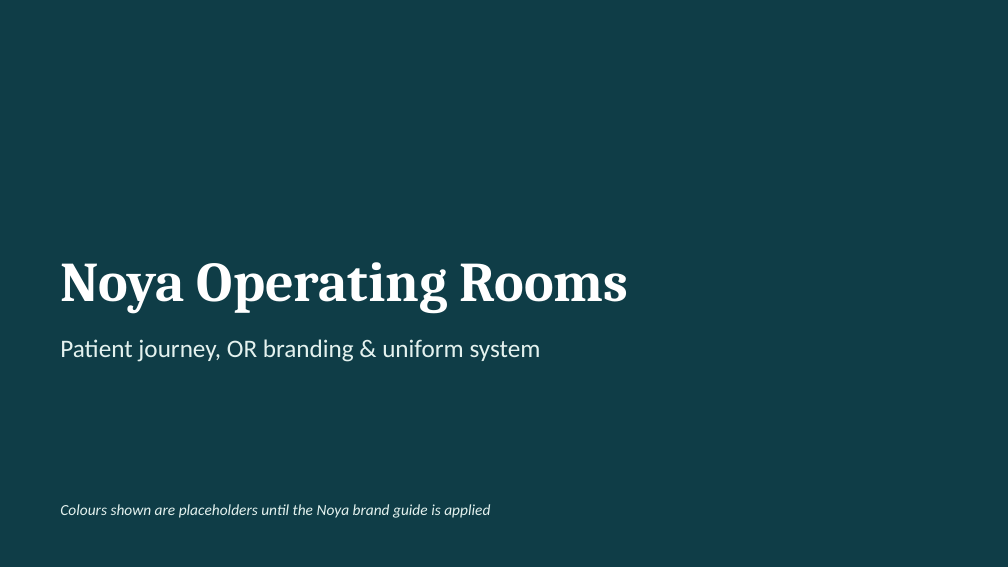
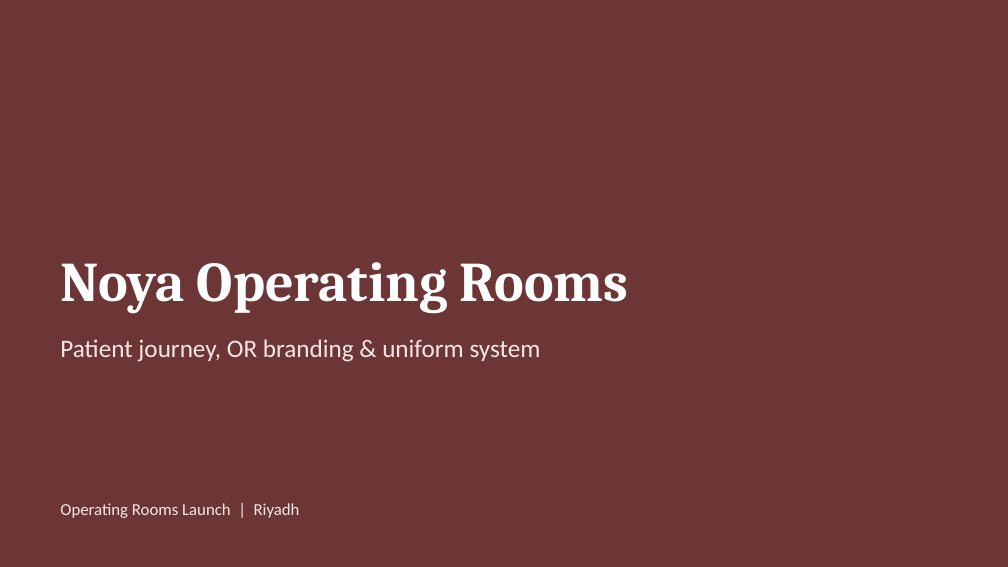
Before and after one commit to salmanhossam/Salads, a slide deck: slide 1 of noya-or-rooms/Noya_OR_Patient_Journey_and_Branding.pptx. Drawn at 1008x567 pixels with LibreOffice and Linux fonts; fonts in the diff are those of the drawing; background and template pictures are left out. Boxes give left, top, right and bottom in pixels: in the first picture for what was removed or moved away, otherwise in the second. Text is boxed around its words. In the diff, an @@ line names an element or a change of style, - is before the commit and + after.

```diff
--- a/noya-or-rooms/Noya_OR_Patient_Journey_and_Branding.pptx
+++ b/noya-or-rooms/Noya_OR_Patient_Journey_and_Branding.pptx
@@ background #0F3D47 to #6D3636 @@
@@ text "Patient journey, OR branding & ..." at <box>60,339,541,362</box>: text colour #E4F2EF to #F9E5E5 @@
@@ text at <box>60,503,300,518</box>: text changed; size 11 to 12 pt; text colour #E4F2EF to #F9E5E5; italic off @@
-Colours shown are placeholders until the Noya brand guide is applied
+Operating Rooms Launch | Riyadh
```
Also in this commit, not shown: 20 other slides changed, 4 other files.
